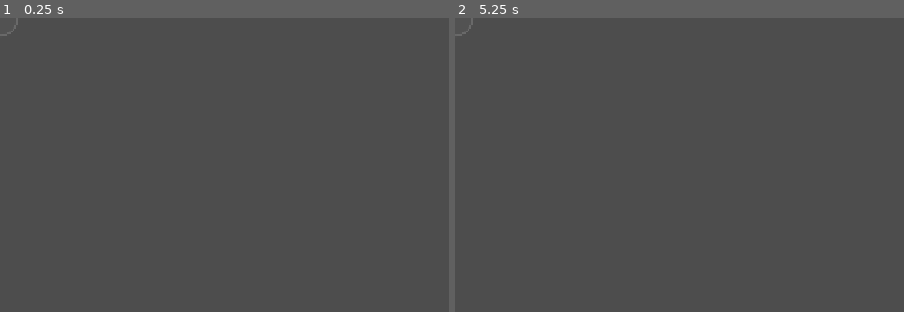
Above: before the commit, frames 1-2 (left to right).
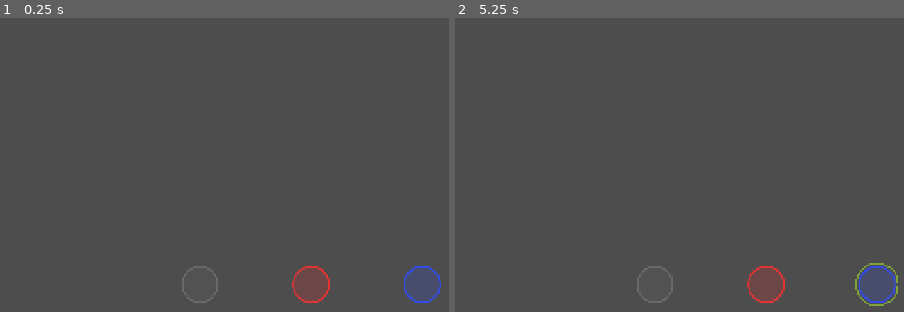
Above: after the commit, the same moments.

Repository: Koaieus/skill-tree-of-life
Game: Godot game, scene res://scenes/dev_sandbox.tscn
Two runs of this game, one before a commit and one after it. Both use one fixed random seed, a clock stepped at 60 frames per second and the inputs below. Before the commit the project starts from res://skill_node/skill_node.tscn.
Inputs (mouse positions are in pixels of both pictures, inside the frame that each line leads up to):
- Up to frame 1 (0.25 s): no input
- Up to frame 2 (5.25 s): tap Enter at 0.5, 2, 3.5 s; move the mouse to (outside the picture) at 0.52 s; tap T at 0.6 s; click (outside the picture) at 0.67 s; tap Space at 0.77, 1.25, 2.75, 3.77, 4.25 s; drag from (692, 311) to (outside the picture) at 1.27 s; move the mouse to (outside the picture) at 2.02 s; tap R at 2.1 s; click (outside the picture) at 2.17 s; drag from (outside the picture) to (616, 203) at 2.77 s; move the mouse to (outside the picture) at 3.52 s; tap 1 at 3.6 s; click (outside the picture) at 3.67 s; drag from (616, 203) to (733, 150) at 4.27 s; move the mouse to (895, 285) at 5.02 s; tap 3 at 5.1 s; click (895, 285) at 5.17 s

The runs differ from the first frame. In frame 1, 1.9% of the frame differs, in the area x 0-99%, y 0-97%; in frame 2, 2.1%, in the area x 0-99%, y 0-98%.

Commit message:
feat: Entity stub, stat-system skeleton, dev sandbox
The skeletal v2 layer per docs/design/stat_system.md, just enough that
SkillNode.owned_by points at a real Entity and color flows through.

entity/
  - Entity (Node, @tool): display_name + color + optional StatBoard slot.
    Behaviour (allocation, turns, combat) layers on later.

stats_system/
  - StatDef (Resource): id, display_name, description, value_type,
    default_value, display_*, tint. The .tres in list/ IS the source of
    truth — replaces the v1 GDScript-as-key pattern.
  - PoolStatDef extends StatDef: max_id (sibling stat id), min_value,
    is_growable, heal_on_max_increase. Pool max is a first-class stat,
    not a sub-field.
  - StatModifierDef: stat_id + op + value. The designer-loop atom that
    sits on a node's modifier list.
  - StatBoard: stub for the entity's runtime stat board.
  - list/: empty (.gitkeep) — destination for stat .tres files.
  - dropped stats_system/stat_definition.gd (StatsDefinition typo placeholder).

skill_node/
  - SkillNode.owned_by now typed Entity (was the placeholder Node).
  - get_owner_color drops the duck-type guard.

scenes/dev_sandbox.tscn
  - Two Entities (Red Player, Blue NPC) under Entities/.
  - Three SkillNodes under Nodes/: Unowned, OwnedRed, OwnedBlue —
    wired via NodePath in the inspector (node_paths export pattern).
  - main_scene now points here; you should see one grey, one red, one
    blue circle on F5.

`mise run check` is clean; headless launch is silent.

Diff:
--- /dev/null
+++ b/entity/entity.gd
@@ -0,0 +1,15 @@
+@tool
+class_name Entity
+extends Node
+
+## An entity that lives on the skill tree. Owns a connected induced
+## subgraph of SkillNodes. For now: just identity + colour + an optional
+## stat board. Behaviour (allocation, turns, combat) layers on later.
+
+@export var display_name: String = "Entity"
+@export var color: Color = Color.WHITE
+@export var stat_board: StatBoard = null
+
+
+func _to_string() -> String:
+	return "Entity<%s>" % display_name
--- /dev/null
+++ b/entity/entity.tscn
@@ -0,0 +1,6 @@
+[gd_scene load_steps=2 format=3 uid="uid://b8gxnt7y3a1pk"]
+
+[ext_resource type="Script" path="res://entity/entity.gd" id="1_entity"]
+
+[node name="Entity" type="Node"]
+script = ExtResource("1_entity")
--- a/project.godot
+++ b/project.godot
@@ -15,7 +15,7 @@
 [application]
 
 config/name="Skill Tree of Life"
-run/main_scene="uid://c1cye7r2jar3o"
+run/main_scene="uid://chzs7sw18mc23"
 config/features=PackedStringArray("4.6", "Forward Plus")
 config/icon="res://icon.svg"
 
--- /dev/null
+++ b/scenes/dev_sandbox.tscn
@@ -0,0 +1,29 @@
+[gd_scene load_steps=3 format=3 uid="uid://chzs7sw18mc23"]
+
+[ext_resource type="PackedScene" uid="uid://c1cye7r2jar3o" path="res://skill_node/skill_node.tscn" id="1_skill_node"]
+[ext_resource type="PackedScene" uid="uid://b8gxnt7y3a1pk" path="res://entity/entity.tscn" id="2_entity"]
+
+[node name="DevSandbox" type="Node2D"]
+
+[node name="Entities" type="Node" parent="."]
+
+[node name="RedPlayer" parent="Entities" instance=ExtResource("2_entity")]
+display_name = "Red Player"
+color = Color(0.9, 0.2, 0.2, 1)
+
+[node name="BlueNPC" parent="Entities" instance=ExtResource("2_entity")]
+display_name = "Blue NPC"
+color = Color(0.2, 0.3, 0.9, 1)
+
+[node name="Nodes" type="Node2D" parent="."]
+
+[node name="Unowned" parent="Nodes" instance=ExtResource("1_skill_node")]
+position = Vector2(360, 480)
+
+[node name="OwnedRed" parent="Nodes" node_paths=PackedStringArray("owned_by") instance=ExtResource("1_skill_node")]
+position = Vector2(560, 480)
+owned_by = NodePath("../../Entities/RedPlayer")
+
+[node name="OwnedBlue" parent="Nodes" node_paths=PackedStringArray("owned_by") instance=ExtResource("1_skill_node")]
+position = Vector2(760, 480)
+owned_by = NodePath("../../Entities/BlueNPC")
--- a/skill_node/skill_node.gd
+++ b/skill_node/skill_node.gd
@@ -8,8 +8,7 @@
 # `owned_by` is the single source of truth for allocation:
 # null  → unallocated
 # !null → allocated
-# Typed `Node` as a placeholder until the v2 `Entity` class lands.
-@export var owned_by: Node = null:
+@export var owned_by: Entity = null:
 	set(value):
 		if owned_by == value:
 			return
@@ -46,8 +45,7 @@
 
 
 func get_owner_color() -> Color:
-	# Duck-typed for now; owner is expected to expose a `color` property.
-	if owned_by and "color" in owned_by:
+	if owned_by:
 		return owned_by.color
 	return Color.WHITE
 
--- /dev/null
+++ b/stats_system/pool_stat_def.gd
@@ -0,0 +1,13 @@
+@tool
+class_name PoolStatDef
+extends StatDef
+
+## A pool stat (current + max). The `max` is itself a first-class StatDef in
+## the registry, targeted via `max_id` — so node modifiers reach it through
+## the normal stat_id routing (no sub-stat syntax). See design doc.
+
+@export var max_id: StringName = &""
+@export var min_value: int = 0
+@export var is_growable: bool = false
+@export var heal_on_max_increase: bool = true
+# growth_formula: TBD (Callable / GrowthCurve resource)
--- /dev/null
+++ b/stats_system/stat_board.gd
@@ -0,0 +1,13 @@
+@tool
+class_name StatBoard
+extends Resource
+
+## An entity's stat board. Owns the entity's runtime stats keyed by id.
+## Stub for now: Entity can already carry a board reference; the runtime
+## stat instances land once `RuntimeStat` is built.
+##
+## v2 direction (see docs/design/stat_system.md): one stat vocabulary
+## shared by all entities under Option A; tighten to typed inheritance
+## (PlayerStatBoard extends EntityStatBoard) post first playable slice.
+
+# @export var stats: Array[RuntimeStat] = []   # uncomment when RuntimeStat lands
--- /dev/null
+++ b/stats_system/stat_def.gd
@@ -0,0 +1,19 @@
+@tool
+class_name StatDef
+extends Resource
+
+## Per-stat blueprint. Each .tres file in stats_system/list/ IS one stat's
+## identity (id, display, type). The runtime instance is created from this.
+## See docs/design/stat_system.md.
+
+enum ValueType { INT, FLOAT, BOOL }
+enum DisplayType { BASIC, BAR, PROGRESS, INLINE }
+
+@export var id: StringName = &""
+@export var display_name: String = ""
+@export_multiline var description: String = ""
+@export var value_type: ValueType = ValueType.INT
+@export var default_value: float = 0.0
+@export var display_order: int = 0
+@export var display_type: DisplayType = DisplayType.BASIC
+@export var tint_color: Color = Color.WHITE
--- a/stats_system/stat_definition.gd
+++ /dev/null
@@ -1,2 +0,0 @@
-class_name StatsDefinition
-extends Resource
--- /dev/null
+++ b/stats_system/stat_modifier_def.gd
@@ -0,0 +1,13 @@
+@tool
+class_name StatModifierDef
+extends Resource
+
+## The designer-loop atom: pick a stat (by id), pick an op, enter a value.
+## Sat on a SkillNode's `modifiers: Array[StatModifierDef]`.
+## Application order at runtime: ADD_FLAT → ADD_PERCENT → MULTIPLY (PoE-style).
+
+enum Operation { ADD_FLAT, ADD_PERCENT, MULTIPLY, SET }
+
+@export var stat_id: StringName = &""
+@export var operation: Operation = Operation.ADD_FLAT
+@export var value: float = 0.0
Not shown, added: entity/entity.gd.uid
Not shown, added: stats_system/pool_stat_def.gd.uid
Not shown, added: stats_system/stat_board.gd.uid
Not shown, added: stats_system/stat_def.gd.uid
Not shown, removed: stats_system/stat_definition.gd.uid
Not shown, added: stats_system/stat_modifier_def.gd.uid
Not shown, added: stats_system/list/.gitkeep
